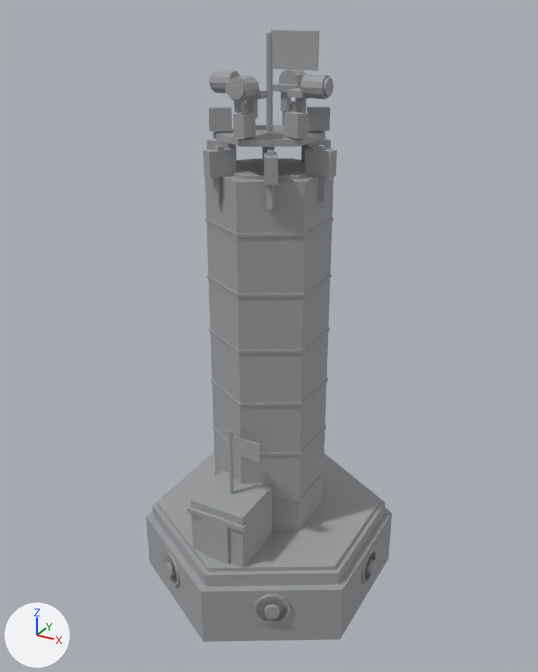
One commit to the glTF model buildings/watch_tower/watch_tower_s3_100.glb: the scene before it, then after it.
One viewpoint serves both versions: a camera (50 mm lens) standing at (2.35, -4.28, 4.15) and looking at (0.0, 0.0, 2.01). Arrows for +X, +Y and +Z are at lower left; the lights stay in place. The first picture is the older version. Vertices at exactly the same position are counted once.

Objects in the first picture: 'WT_Base'.
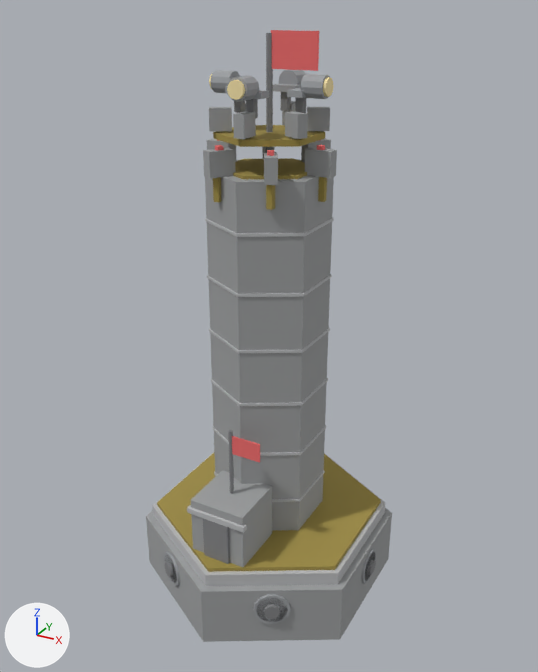
Diff of the bpy script that builds the scene:
```diff
--- a/buildings/watch_tower/watch_tower_s3_100.glb.py
+++ b/buildings/watch_tower/watch_tower_s3_100.glb.py
@@ me_wt_base @@
 me_wt_base.from_pydata(...)  # 1856 vertices, 3188 faces; spans x -0.89..0.89, y -0.98..0.98, z 0.0..4.03
 # used by ob_wt_base; location = (0.0, 0.0, 0.0)
+# me_wt_base part 1: 3188 faces centred in x -0.89..0.89, y -0.82..0.82, z 0.0..4.03 are repainted in the vertex colours; the middle colour goes from grey #a0a2a4 to grey #828385
 me_wt_base.materials.append(mat_mx_stone_dk)
```

Location of each change, (x1, y1, x2, y2) in pixels of the pictures (538 x 672 px):
part 1 of me_wt_base, recoloured: (151, 30, 387, 621) in both
